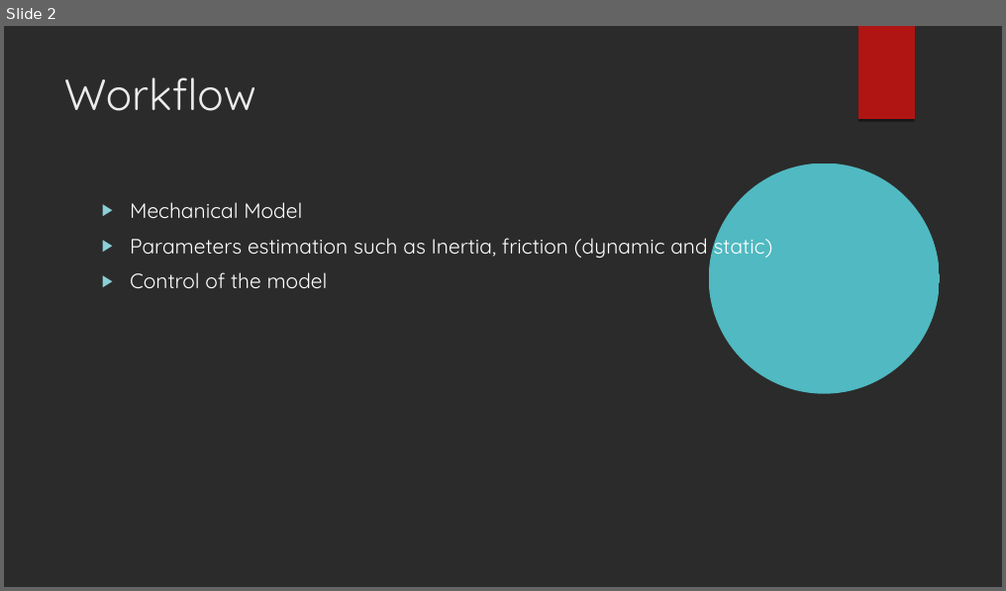
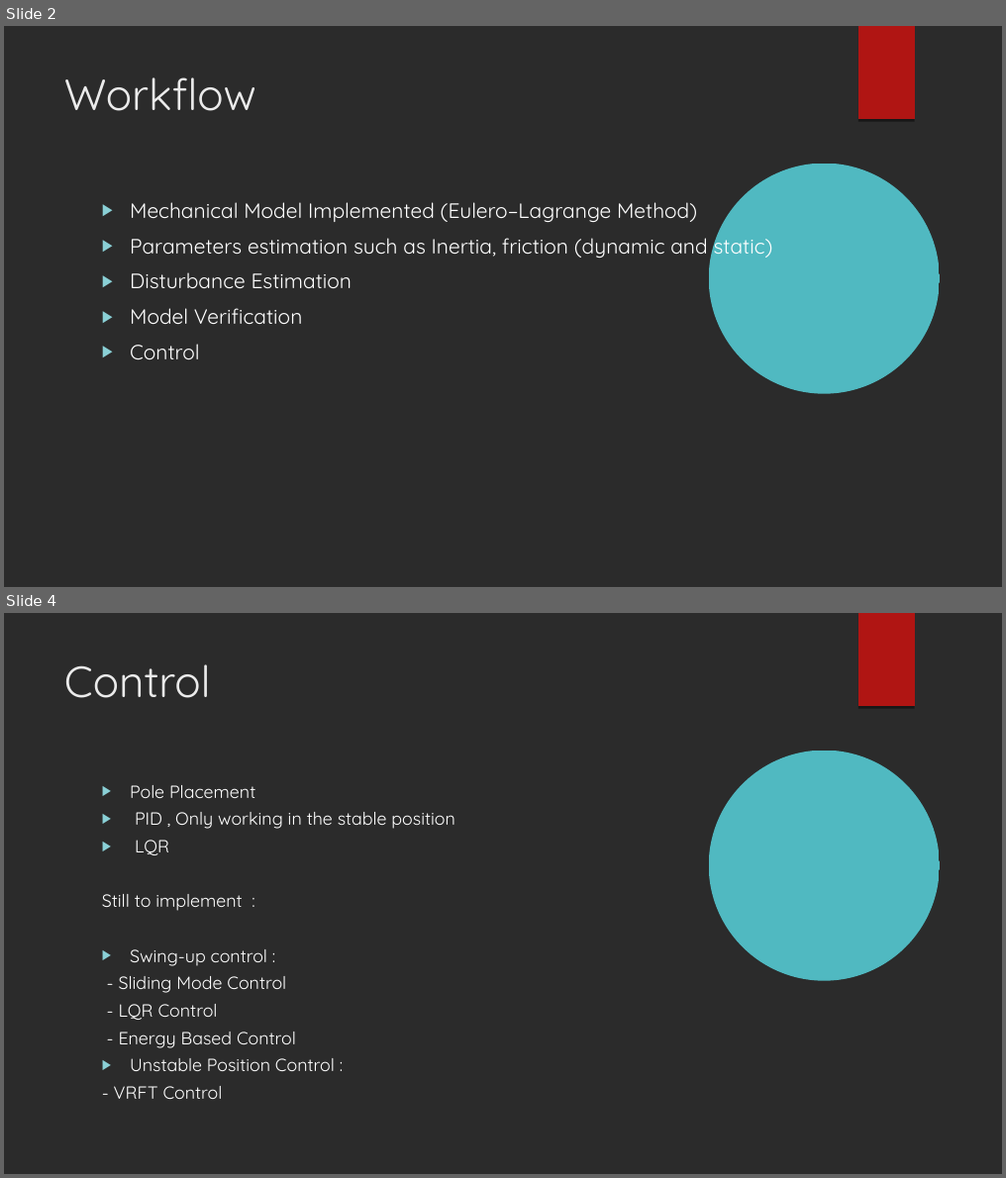
Before and after one commit to Quanser-Team/Quanser-Project, a slide deck: Presentation & Report/QUANSAR CUBE 2.odp. Shown one above the other, each under a label of ours: slide 2 before the commit, slides 2 and 4 after it; the slides between them are not shown. The pictures are 1006x591 and 1006x1178 pixels, drawn with LibreOffice and Linux fonts; fonts in the diff are those of the drawing; background and template pictures are left out; a plain dark background stands for a picture behind light text. Boxes give left, top, right and bottom in pixels: in the first picture for what was removed or moved away, otherwise in the second. Text is boxed around its words. In the diff, an @@ line names an element or a change of style, - is before the commit and + after.

```diff
--- a/Presentation & Report/QUANSAR CUBE 2.odp
+++ b/Presentation & Report/QUANSAR CUBE 2.odp
@@ slide 4 added at [4, 613, 1002, 1174], background picture (left out); not listed: 2 template elements that a slide beside it also shows @@
@@ title added at [64, 664, 211, 698], 42 pt, text #EBEBEB @@
+Control
@@ text added at [102, 785, 454, 1099], 17 pt, text #FFFFFF @@
+▶ Pole Placement
+▶ PID , Only working in the stable position
+▶ LQR
+Still to implement :
+▶ Swing-up control :
+- Sliding Mode Control
+- LQR Control
+- Energy Based Control
+▶ Unstable Position Control :
+- VRFT Control
@@ slide 2 changed as well @@
@@ text at [130, 202, 697, 222]: text changed @@
-▶ Mechanical Model
+▶ Mechanical Model Implemented (Eulero–Lagrange Method)
@@ text at [130, 273, 352, 360]: text changed @@
-▶ Control of the model
+▶ Disturbance Estimation
+▶ Model Verification
+▶ Control
```
Also in this commit, not shown: 1 other slide changed, 1 other slide added, 3 slides removed.
